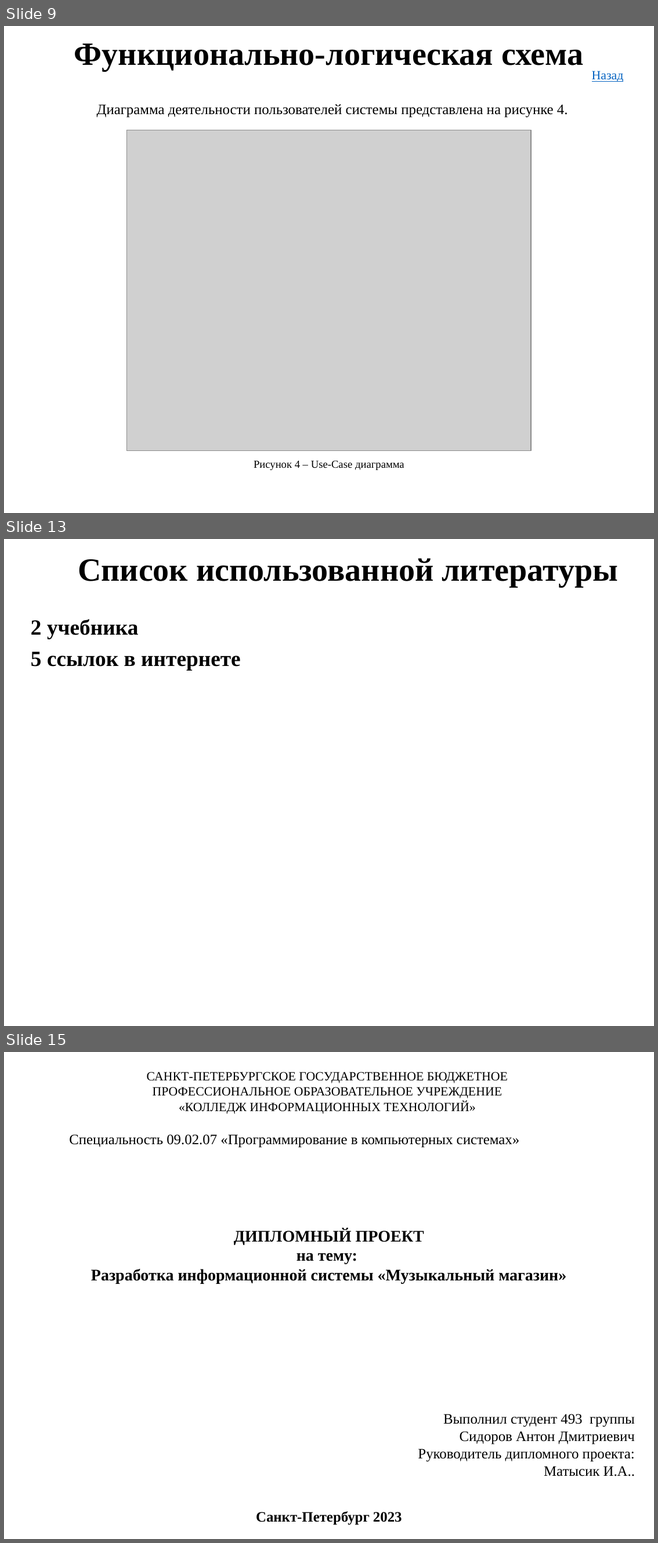
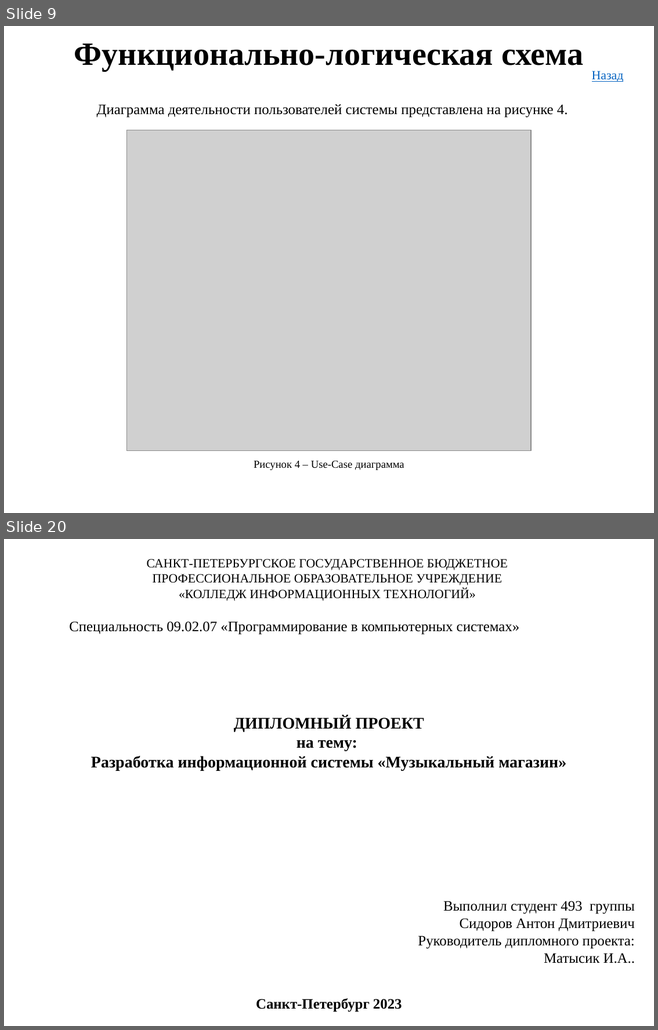
Before and after one commit to AntonSidorov1/DiplomProject, a slide deck: сидоров антон дмитриевич, Группа 493 - Презентация.pptx. Shown one above the other, each under a label of ours: slides 9, 13 and 15 before the commit, slides 9 and 20 after it; the slides between them are not shown. The pictures are 658x1543 and 658x1030 pixels, drawn with LibreOffice and Linux fonts; fonts in the diff are those of the drawing; grey boxes stand for pictures. Boxes give left, top, right and bottom in pixels: in the first picture for what was removed or moved away, otherwise in the second. Text is boxed around its words. In the diff, an @@ line names an element or a change of style, - is before the commit and + after.

```diff
--- a/сидоров антон дмитриевич, Группа 493 - Презентация.pptx
+++ b/сидоров антон дмитриевич, Группа 493 - Презентация.pptx
@@ slide 13 removed at (x1=4, y1=539, x2=654, y2=1026), background #FFFFFF @@
@@ text removed at (x1=78, y1=558, x2=618, y2=587) @@
-Список использованной литературы
@@ text removed at (x1=31, y1=619, x2=241, y2=670) @@
-2 учебника
-5 ссылок в интернете
@@ what was slide 15 is now slide 20 @@
```
Also in this commit, not shown: 1 slide changed, 10 slides added, 4 other slides removed, 31 other files.
